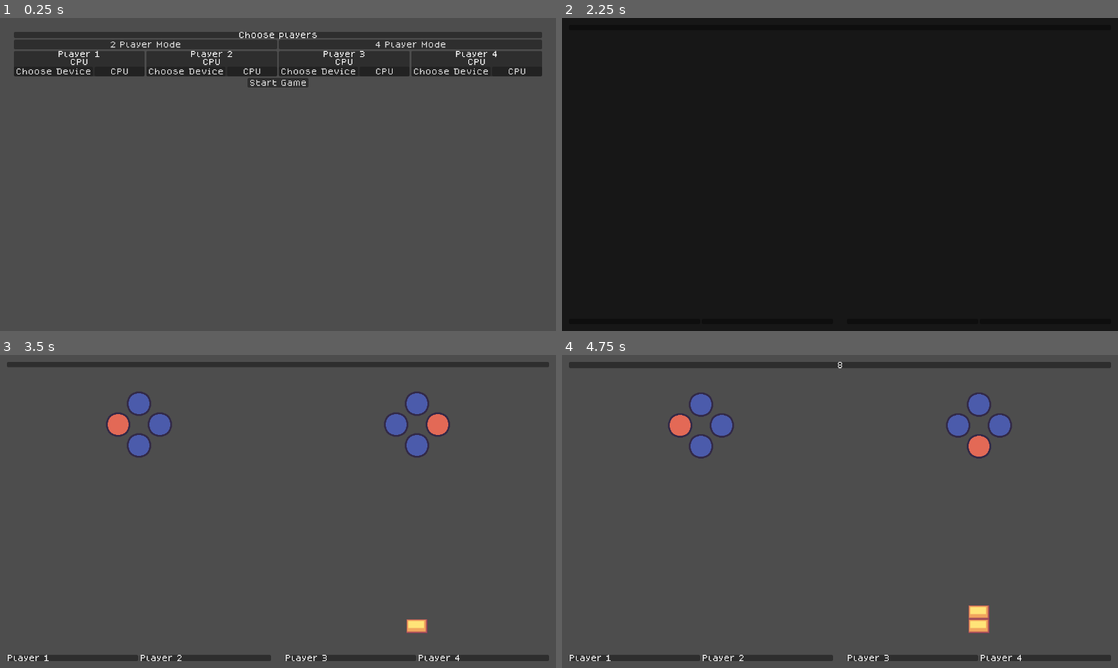
Above: before the commit, frames 1-4 (two rows, left to right).
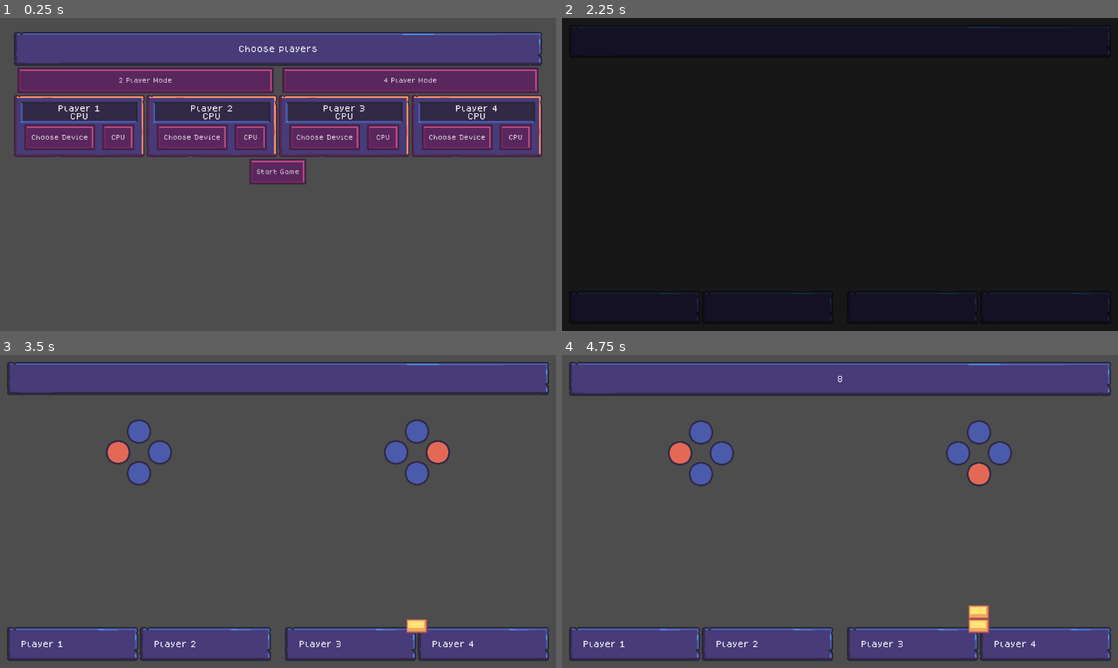
Above: after the commit, the same moments.

Repository: VileOar/js-final-proj
Game: Godot game, scene res://src/player_select/player_select.tscn
Same seed, same stepped clock (60 frames per second), same inputs: the game is played once before the commit and once after it. The engine's default icon, where the game draws it, is replaced by a stand-in: a white triangle on a blue panel in a dark square.
Inputs (mouse positions are in pixels of both pictures, inside the frame that each line leads up to):
- Up to frame 1 (0.25 s): no input
- Up to frame 2 (2.25 s): click "Choose Device" at 0.5 s; click "CPU" at 1.25 s; click "Start Game" at 2 s
- Up to frame 3 (3.5 s): move the mouse to (400, 495) at 2.77 s; hold D (coop_right) from 2.78 s (still down); click (400, 495) at 2.92 s
- Up to frame 4 (4.75 s): move the mouse to (728, 527) at 3.52 s; release D (coop_right) at 3.53 s; hold S (coop_down) 3.53-4.28 s; tap Enter at 4.25 s; move the mouse to (895, 442) at 4.27 s; hold D (coop_right) from 4.28 s (still down)

The runs differ from the first frame. In frame 1, 37% of the frame differs, in the area x 2-98%, y 4-54%; in frame 2, 1.1%; in frame 3, 23%; in frame 4, 24%.

Commit message:
[WIP] UI panels

Diff:
--- /dev/null
+++ b/assets/themes/prison_theme.tres
@@ -0,0 +1,74 @@
+[gd_resource type="Theme" load_steps=10 format=3 uid="uid://b40mnags6aw0n"]
+
+[ext_resource type="Texture2D" uid="uid://db3a6ybxv5cw6" path="res://assets/gfx/ui/panels.png" id="1_4wc6t"]
+
+[sub_resource type="StyleBoxTexture" id="StyleBoxTexture_2rfd1"]
+texture = ExtResource("1_4wc6t")
+texture_margin_left = 24.0
+texture_margin_top = 24.0
+texture_margin_right = 24.0
+texture_margin_bottom = 24.0
+region_rect = Rect2(240, 248, 80, 64)
+
+[sub_resource type="StyleBoxEmpty" id="StyleBoxEmpty_iukfd"]
+
+[sub_resource type="StyleBoxTexture" id="StyleBoxTexture_h22nk"]
+texture = ExtResource("1_4wc6t")
+texture_margin_left = 24.0
+texture_margin_top = 24.0
+texture_margin_right = 24.0
+texture_margin_bottom = 24.0
+region_rect = Rect2(80, 248, 80, 64)
+
+[sub_resource type="StyleBoxTexture" id="StyleBoxTexture_f8ecn"]
+texture = ExtResource("1_4wc6t")
+texture_margin_left = 24.0
+texture_margin_top = 24.0
+texture_margin_right = 24.0
+texture_margin_bottom = 24.0
+region_rect = Rect2(0, 248, 80, 64)
+
+[sub_resource type="StyleBoxTexture" id="StyleBoxTexture_5bxgp"]
+texture = ExtResource("1_4wc6t")
+texture_margin_left = 24.0
+texture_margin_top = 24.0
+texture_margin_right = 24.0
+texture_margin_bottom = 24.0
+region_rect = Rect2(160, 248, 80, 64)
+
+[sub_resource type="StyleBoxTexture" id="StyleBoxTexture_aj4si"]
+texture = ExtResource("1_4wc6t")
+texture_margin_left = 16.0
+texture_margin_top = 16.0
+texture_margin_right = 16.0
+texture_margin_bottom = 16.0
+region_rect = Rect2(0, 80, 80, 80)
+
+[sub_resource type="StyleBoxTexture" id="StyleBoxTexture_ttlb4"]
+texture = ExtResource("1_4wc6t")
+texture_margin_left = 32.0
+texture_margin_top = 32.0
+texture_margin_right = 32.0
+texture_margin_bottom = 32.0
+region_rect = Rect2(0, 0, 80, 80)
+
+[sub_resource type="StyleBoxTexture" id="StyleBoxTexture_3v1q5"]
+texture = ExtResource("1_4wc6t")
+texture_margin_left = 8.0
+texture_margin_top = 8.0
+texture_margin_right = 8.0
+texture_margin_bottom = 8.0
+region_rect = Rect2(0, 160, 80, 80)
+
+[resource]
+Button/font_sizes/font_size = 12
+Button/styles/disabled = SubResource("StyleBoxTexture_2rfd1")
+Button/styles/focus = SubResource("StyleBoxEmpty_iukfd")
+Button/styles/hover = SubResource("StyleBoxTexture_h22nk")
+Button/styles/normal = SubResource("StyleBoxTexture_f8ecn")
+Button/styles/pressed = SubResource("StyleBoxTexture_5bxgp")
+MainPanel/base_type = &"PanelContainer"
+MainPanel/styles/panel = SubResource("StyleBoxTexture_aj4si")
+PanelContainer/styles/panel = SubResource("StyleBoxTexture_ttlb4")
+SimplePanel/base_type = &"PanelContainer"
+SimplePanel/styles/panel = SubResource("StyleBoxTexture_3v1q5")
--- a/project.godot
+++ b/project.godot
@@ -32,6 +32,7 @@
 
 [gui]
 
+theme/custom="res://assets/themes/prison_theme.tres"
 theme/custom_font="res://assets/fonts/dogica/TTF/dogicapixel.ttf"
 
 [input]
--- a/src/data/player_stats.gd
+++ b/src/data/player_stats.gd
@@ -61,7 +61,7 @@
 
 
 func get_correct_ratio() -> float:
-	return 100 * float(_correct_count) / float(_answer_count)
+	return 100 * float(_correct_count) / float(_answer_count) if _answer_count > 0 else 0.0
 
 
 func get_coop_count() -> int:
@@ -69,4 +69,4 @@
 
 
 func get_coop_ratio() -> float:
-	return 100 * float(_coop_count) / float(_answer_count)
+	return 100 * float(_coop_count) / float(_answer_count) if _answer_count > 0 else 0.0
--- a/src/player_select/ui/device_selector.tscn
+++ b/src/player_select/ui/device_selector.tscn
@@ -2,39 +2,51 @@
 
 [ext_resource type="Script" path="res://src/player_select/ui/player_device_selector.gd" id="1_aw8pw"]
 
-[node name="DeviceSelector" type="PanelContainer"]
+[node name="DeviceSelector" type="MarginContainer"]
 offset_right = 320.0
 offset_bottom = 85.0
 size_flags_horizontal = 3
 script = ExtResource("1_aw8pw")
 
-[node name="VBoxContainer" type="VBoxContainer" parent="."]
+[node name="PanelContainer" type="PanelContainer" parent="."]
+layout_mode = 2
+theme_type_variation = &"MainPanel"
+
+[node name="VBoxContainer" type="VBoxContainer" parent="PanelContainer"]
 layout_mode = 2
 
-[node name="PlayerId" type="Label" parent="VBoxContainer"]
+[node name="PanelContainer" type="PanelContainer" parent="PanelContainer/VBoxContainer"]
+layout_mode = 2
+theme_type_variation = &"SimplePanel"
+
+[node name="VBoxContainer" type="VBoxContainer" parent="PanelContainer/VBoxContainer/PanelContainer"]
+layout_mode = 2
+
+[node name="PlayerId" type="Label" parent="PanelContainer/VBoxContainer/PanelContainer/VBoxContainer"]
 unique_name_in_owner = true
 layout_mode = 2
 horizontal_alignment = 1
 
-[node name="Device" type="Label" parent="VBoxContainer"]
+[node name="Device" type="Label" parent="PanelContainer/VBoxContainer/PanelContainer/VBoxContainer"]
 unique_name_in_owner = true
 layout_mode = 2
 horizontal_alignment = 1
 
-[node name="HBoxContainer" type="HBoxContainer" parent="VBoxContainer"]
+[node name="HBoxContainer" type="HBoxContainer" parent="PanelContainer/VBoxContainer"]
 layout_mode = 2
+theme_override_constants/separation = 0
 
-[node name="ListenButton" type="Button" parent="VBoxContainer/HBoxContainer"]
+[node name="ListenButton" type="Button" parent="PanelContainer/VBoxContainer/HBoxContainer"]
 unique_name_in_owner = true
 layout_mode = 2
 size_flags_horizontal = 3
 toggle_mode = true
 text = "Choose Device"
 
-[node name="AIButton" type="Button" parent="VBoxContainer/HBoxContainer"]
+[node name="AIButton" type="Button" parent="PanelContainer/VBoxContainer/HBoxContainer"]
 layout_mode = 2
 size_flags_horizontal = 3
 text = "CPU"
 
-[connection signal="toggled" from="VBoxContainer/HBoxContainer/ListenButton" to="." method="_on_device_button_toggled"]
-[connection signal="pressed" from="VBoxContainer/HBoxContainer/AIButton" to="." method="_on_ai_button_pressed"]
+[connection signal="toggled" from="PanelContainer/VBoxContainer/HBoxContainer/ListenButton" to="." method="_on_device_button_toggled"]
+[connection signal="pressed" from="PanelContainer/VBoxContainer/HBoxContainer/AIButton" to="." method="_on_ai_button_pressed"]
--- a/src/player_select/ui/player_device_selector.gd
+++ b/src/player_select/ui/player_device_selector.gd
@@ -1,7 +1,7 @@
 ## UI widget responsible for mapping a player to a device or AI
 ##
 ## should allow to listen for an input from a connected device or set as AI
-extends PanelContainer
+extends MarginContainer
 class_name DeviceSelector
 
 ## signal to request that this widget be set to listen to input (or release listening)
--- a/src/round_game/round_game.tscn
+++ b/src/round_game/round_game.tscn
@@ -113,10 +113,6 @@
 unique_name_in_owner = true
 visible = false
 layout_mode = 1
-theme_override_constants/margin_left = 32
-theme_override_constants/margin_top = 32
-theme_override_constants/margin_right = 32
-theme_override_constants/margin_bottom = 32
 
 [node name="FadeScreen" type="ColorRect" parent="."]
 layout_mode = 1
--- a/src/round_game/round_results/dyad_display/dyad_results_panel.tscn
+++ b/src/round_game/round_results/dyad_display/dyad_results_panel.tscn
@@ -47,6 +47,7 @@
 
 [node name="HBoxContainer" type="HBoxContainer" parent="VBoxContainer/PlayerDiplay"]
 layout_mode = 2
+theme_override_constants/separation = 0
 alignment = 1
 
 [node name="P1Panel" parent="VBoxContainer/PlayerDiplay/HBoxContainer" instance=ExtResource("3_42x6v")]
--- a/src/round_game/round_results/dyad_display/player_score_panel.gd
+++ b/src/round_game/round_results/dyad_display/player_score_panel.gd
@@ -37,17 +37,19 @@
 func spawn_number(target_node : Node, score_number_scene : PackedScene, added_score : int) -> void:
 	# spawn score indicator
 	var score = score_number_scene.instantiate() as ScoreNumber
-	var pos = get_global_rect().get_center() + Vector2(0, -128)
+	var pos = get_global_rect().get_center()
+	pos.y = get_global_rect().position.y - 128
 	score.start(pos, added_score)
 	target_node.add_child(score)
 
 
 func apply_penalty(target_node : Node, score_number_scene : PackedScene) -> void:
 	# apply penalty
-	_score_value *= Global.LOSE_PENALTY_MULTIPLIER
+	_score_value = int(float(_score_value) * Global.LOSE_PENALTY_MULTIPLIER)
 	# display penalty
 	var score = score_number_scene.instantiate() as ScoreNumber
-	var pos = get_global_rect().get_center() + Vector2(0, -128)
+	var pos = get_global_rect().get_center()
+	pos.y = get_global_rect().position.y - 128
 	score.start_penalty(pos, Global.LOSE_PENALTY_MULTIPLIER)
 	target_node.add_child(score)
 
--- a/src/round_game/round_results/dyad_display/player_score_panel.tscn
+++ b/src/round_game/round_results/dyad_display/player_score_panel.tscn
@@ -18,6 +18,7 @@
 
 [node name="PanelContainer" type="PanelContainer" parent="VBoxContainer"]
 layout_mode = 2
+theme_type_variation = &"MainPanel"
 
 [node name="VBoxContainer" type="VBoxContainer" parent="VBoxContainer/PanelContainer"]
 layout_mode = 2
--- a/src/round_game/round_results/dyad_display/stats_list.tscn
+++ b/src/round_game/round_results/dyad_display/stats_list.tscn
@@ -4,22 +4,37 @@
 [ext_resource type="FontFile" uid="uid://dcb5yob1d6vl4" path="res://assets/fonts/Super_Mario_Bros_2.ttf" id="2_17eiq"]
 
 [node name="StatsList" type="MarginContainer"]
+theme_override_constants/margin_left = 32
+theme_override_constants/margin_top = 16
+theme_override_constants/margin_right = 32
+theme_override_constants/margin_bottom = 16
 script = ExtResource("1_hxru7")
 
-[node name="StatsList" type="VBoxContainer" parent="."]
+[node name="PanelContainer" type="PanelContainer" parent="."]
+layout_mode = 2
+theme_type_variation = &"SimplePanel"
+
+[node name="MarginContainer" type="MarginContainer" parent="PanelContainer"]
+layout_mode = 2
+theme_override_constants/margin_left = 8
+theme_override_constants/margin_top = 16
+theme_override_constants/margin_right = 8
+theme_override_constants/margin_bottom = 16
+
+[node name="StatsList" type="VBoxContainer" parent="PanelContainer/MarginContainer"]
 layout_mode = 2
 size_flags_vertical = 4
-theme_override_constants/separation = 64
+theme_override_constants/separation = 32
 
-[node name="StatValues" type="GridContainer" parent="StatsList"]
+[node name="StatValues" type="GridContainer" parent="PanelContainer/MarginContainer/StatsList"]
 unique_name_in_owner = true
 layout_mode = 2
 size_flags_vertical = 4
 theme_override_constants/h_separation = 64
-theme_override_constants/v_separation = 32
+theme_override_constants/v_separation = 24
 columns = 3
 
-[node name="AnsweredStat0" type="Label" parent="StatsList/StatValues"]
+[node name="AnsweredStat0" type="Label" parent="PanelContainer/MarginContainer/StatsList/StatValues"]
 unique_name_in_owner = true
 layout_mode = 2
 size_flags_horizontal = 3
@@ -27,7 +42,7 @@
 horizontal_alignment = 2
 vertical_alignment = 1
 
-[node name="AnsweredLabel" type="Label" parent="StatsList/StatValues"]
+[node name="AnsweredLabel" type="Label" parent="PanelContainer/MarginContainer/StatsList/StatValues"]
 layout_mode = 2
 size_flags_horizontal = 3
 theme_override_font_sizes/font_size = 12
@@ -35,14 +50,14 @@
 horizontal_alignment = 1
 vertical_alignment = 1
 
-[node name="AnsweredStat1" type="Label" parent="StatsList/StatValues"]
+[node name="AnsweredStat1" type="Label" parent="PanelContainer/MarginContainer/StatsList/StatValues"]
 unique_name_in_owner = true
 layout_mode = 2
 size_flags_horizontal = 3
 theme_override_font_sizes/font_size = 12
 vertical_alignment = 1
 
-[node name="CorrectStat0" type="Label" parent="StatsList/StatValues"]
+[node name="CorrectStat0" type="Label" parent="PanelContainer/MarginContainer/StatsList/StatValues"]
 unique_name_in_owner = true
 layout_mode = 2
 size_flags_horizontal = 3
@@ -50,7 +65,7 @@
 horizontal_alignment = 2
 vertical_alignment = 1
 
-[node name="CorrectLabel" type="Label" parent="StatsList/StatValues"]
+[node name="CorrectLabel" type="Label" parent="PanelContainer/MarginContainer/StatsList/StatValues"]
 layout_mode = 2
 size_flags_horizontal = 3
 theme_override_font_sizes/font_size = 12
@@ -58,14 +73,14 @@
 horizontal_alignment = 1
 vertical_alignment = 1
 
-[node name="CorrectStat1" type="Label" parent="StatsList/StatValues"]
+[node name="CorrectStat1" type="Label" parent="PanelContainer/MarginContainer/StatsList/StatValues"]
 unique_name_in_owner = true
 layout_mode = 2
 size_flags_horizontal = 3
 theme_override_font_sizes/font_size = 12
 vertical_alignment = 1
 
-[node name="CoopStat0" type="Label" parent="StatsList/StatValues"]
+[node name="CoopStat0" type="Label" parent="PanelContainer/MarginContainer/StatsList/StatValues"]
 unique_name_in_owner = true
 layout_mode = 2
 size_flags_horizontal = 3
@@ -73,7 +88,7 @@
 horizontal_alignment = 2
 vertical_alignment = 1
 
-[node name="CoopLabel" type="Label" parent="StatsList/StatValues"]
+[node name="CoopLabel" type="Label" parent="PanelContainer/MarginContainer/StatsList/StatValues"]
 layout_mode = 2
 size_flags_horizontal = 3
 theme_override_font_sizes/font_size = 12
@@ -81,20 +96,20 @@
 horizontal_alignment = 1
 vertical_alignment = 1
 
-[node name="CoopStat1" type="Label" parent="StatsList/StatValues"]
+[node name="CoopStat1" type="Label" parent="PanelContainer/MarginContainer/StatsList/StatValues"]
 unique_name_in_owner = true
 layout_mode = 2
 size_flags_horizontal = 3
 theme_override_font_sizes/font_size = 12
 vertical_alignment = 1
 
-[node name="ScoreRow" type="HBoxContainer" parent="StatsList"]
+[node name="ScoreRow" type="HBoxContainer" parent="PanelContainer/MarginContainer/StatsList"]
 unique_name_in_owner = true
 layout_mode = 2
 theme_override_constants/separation = 64
 alignment = 1
 
-[node name="ScoreLabel" type="Label" parent="StatsList/ScoreRow"]
+[node name="ScoreLabel" type="Label" parent="PanelContainer/MarginContainer/StatsList/ScoreRow"]
 layout_mode = 2
 size_flags_horizontal = 3
 theme_override_font_sizes/font_size = 24
@@ -102,7 +117,7 @@
 horizontal_alignment = 2
 vertical_alignment = 1
 
-[node name="ScoreStat" type="Label" parent="StatsList/ScoreRow"]
+[node name="ScoreStat" type="Label" parent="PanelContainer/MarginContainer/StatsList/ScoreRow"]
 unique_name_in_owner = true
 layout_mode = 2
 size_flags_horizontal = 3
@@ -110,7 +125,7 @@
 text = "0"
 vertical_alignment = 1
 
-[node name="WinLoseLabel" type="Label" parent="StatsList"]
+[node name="WinLoseLabel" type="Label" parent="PanelContainer/MarginContainer/StatsList"]
 unique_name_in_owner = true
 layout_mode = 2
 theme_override_fonts/font = ExtResource("2_17eiq")
--- a/src/round_game/round_results/round_results_screen.tscn
+++ b/src/round_game/round_results/round_results_screen.tscn
@@ -19,6 +19,7 @@
 
 [node name="PanelContainer" type="PanelContainer" parent="PanelContainer/VBoxContainer"]
 layout_mode = 2
+theme_type_variation = &"MainPanel"
 
 [node name="Label" type="Label" parent="PanelContainer/VBoxContainer/PanelContainer"]
 layout_mode = 2
@@ -44,7 +45,9 @@
 
 [node name="NextRoundBtn" type="Button" parent="PanelContainer/VBoxContainer"]
 unique_name_in_owner = true
+custom_minimum_size = Vector2(320, 0)
 layout_mode = 2
+size_flags_horizontal = 4
 disabled = true
 text = "Next Round"
 
Binary file added: assets/aseprite/UI80x80.aseprite
Binary file added: assets/gfx/ui/panels.png
Not shown, added: assets/gfx/ui/panels.png.import
